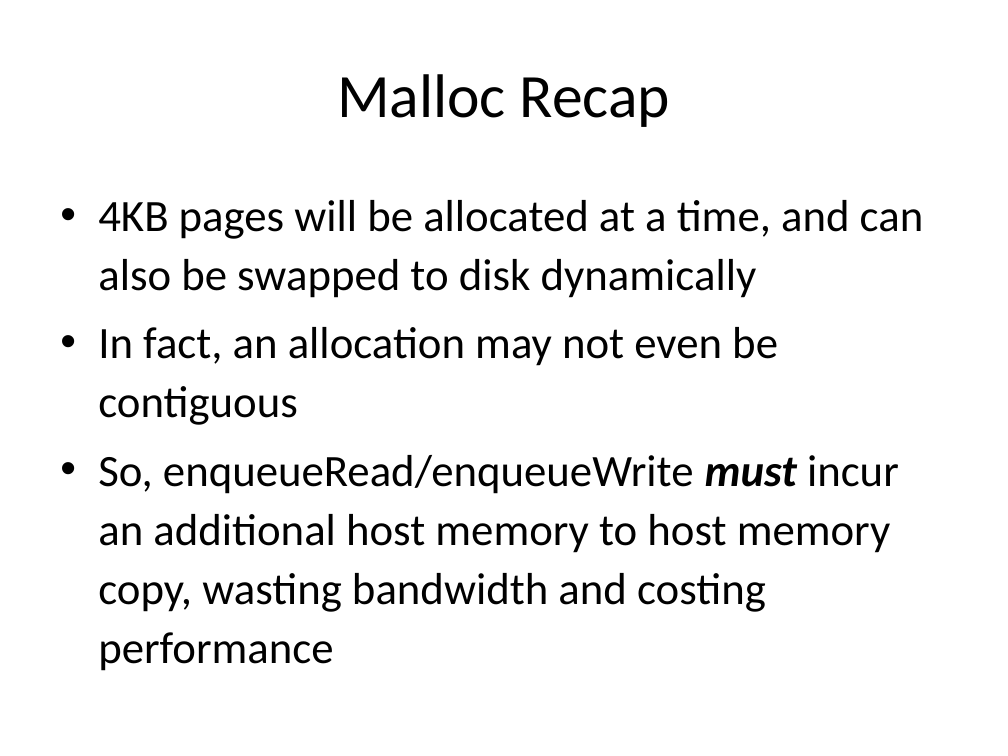
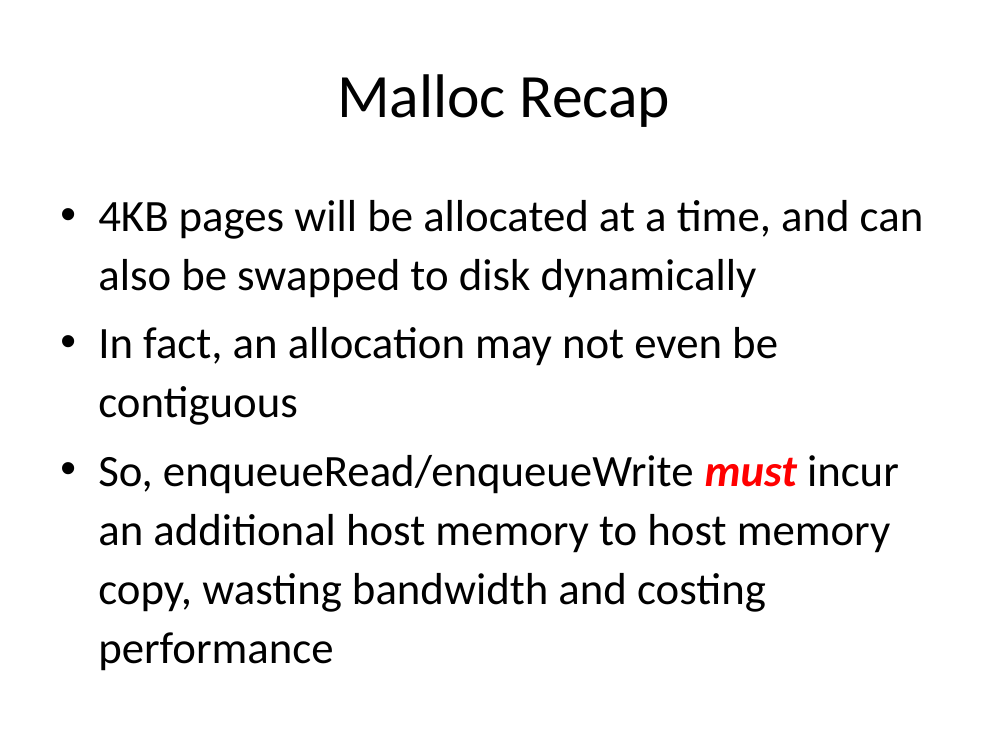
Before and after one commit to UoB-HPC/opencl-training-code, a slide deck: slide 19 of slides/advanced_part1.pptx (slide 13 before the commit). Drawn at 1008x756 pixels with LibreOffice and Linux fonts; fonts in the diff are those of the drawing. Boxes give left, top, right and bottom in pixels: in the first picture for what was removed or moved away, otherwise in the second. Text is boxed around its words. In the diff, an @@ line names an element or a change of style, - is before the commit and + after.

```diff
--- a/slides/advanced_part1.pptx
+++ b/slides/advanced_part1.pptx
@@ text at (98,455,899,671): text colour #000000 to #FF0000 in "must" @@
```
Also in this commit, not shown: 13 other slides changed.
